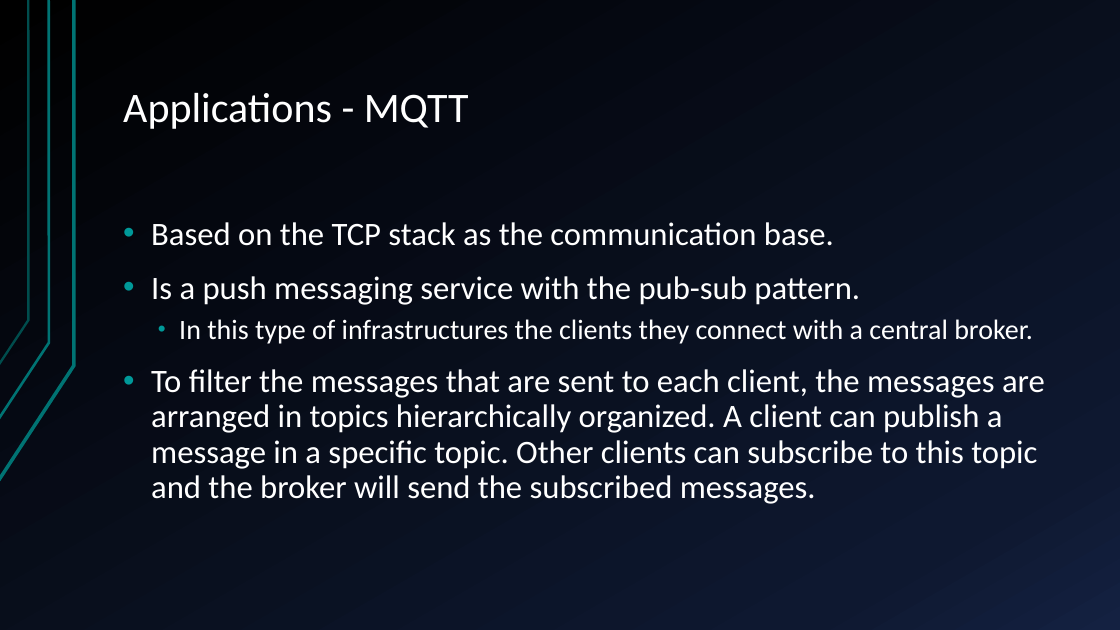
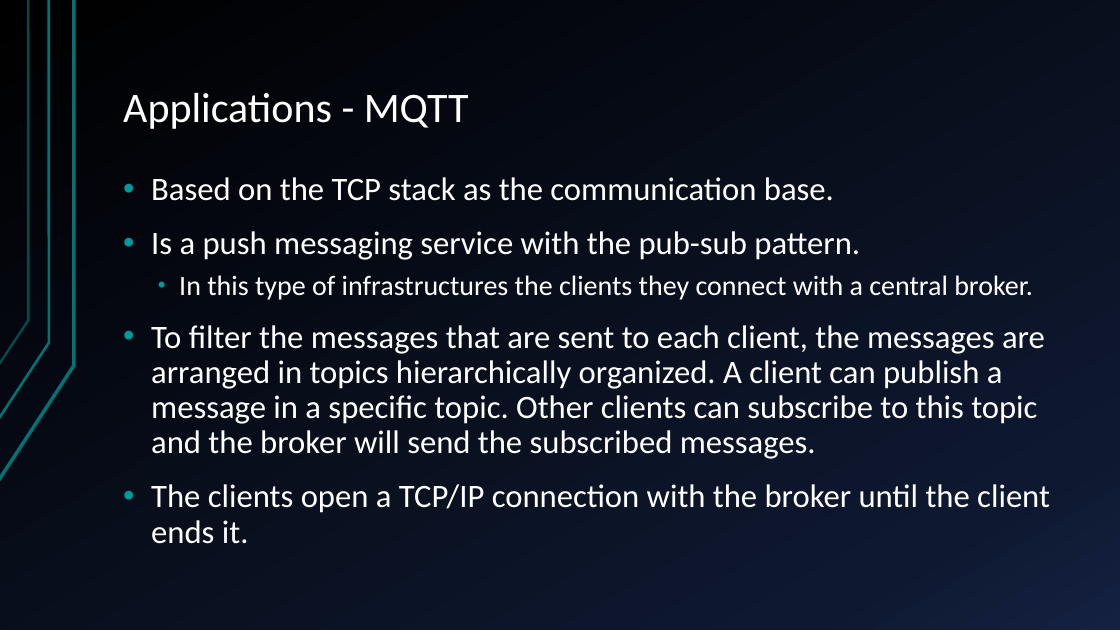
Before and after one commit to marc7666/Distributed-computing-course, a slide deck: slide 16 of Activities/Activity 2/RabbitMQ – components, benefits and application.pptx. Drawn at 1120x630 pixels with LibreOffice and Linux fonts; fonts in the diff are those of the drawing. Boxes give left, top, right and bottom in pixels: in the first picture for what was removed or moved away, otherwise in the second. Text is boxed around its words. In the diff, an @@ line names an element or a change of style, - is before the commit and + after.

```diff
--- a/Activities/Activity 2/RabbitMQ – components, benefits and application.pptx
+++ b/Activities/Activity 2/RabbitMQ – components, benefits and application.pptx
@@ text at box(151, 484, 1050, 544): paragraph added @@
+• The clients open a TCP/IP connection with the broker until the client ends it.
```
Also in this commit, not shown: 4 other slides changed, 1 slide added.
